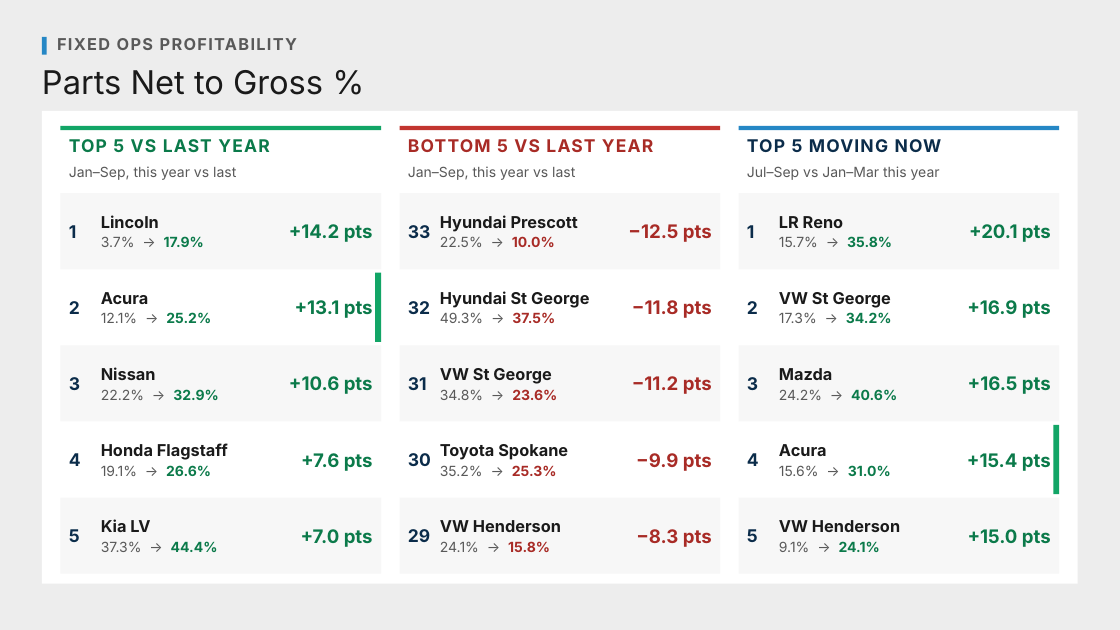
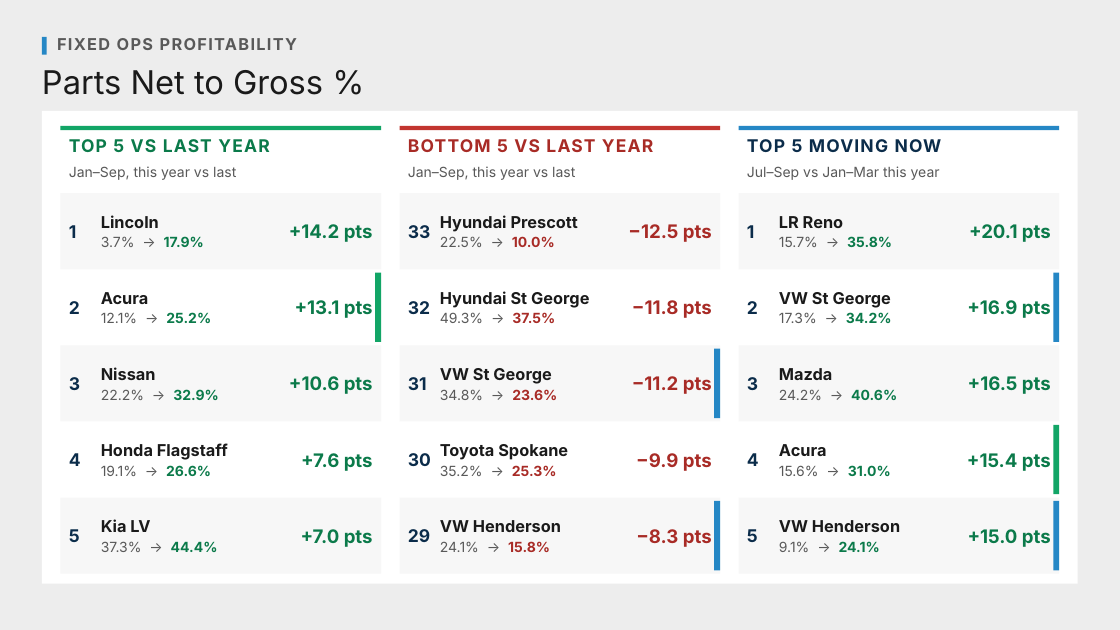
Before and after one commit to Ndresner/Noah, a slide deck: slide 13 of day2-deck/decks/Fixed Ops Profitability - House Style.pptx. Drawn at 1120x630 pixels with LibreOffice and Linux fonts; fonts in the diff are those of the drawing. Boxes give left, top, right and bottom in pixels: in the first picture for what was removed or moved away, otherwise in the second. Text is boxed around its words. In the diff, an @@ line names an element or a change of style, - is before the commit and + after.

```diff
--- a/day2-deck/decks/Fixed Ops Profitability - House Style.pptx
+++ b/day2-deck/decks/Fixed Ops Profitability - House Style.pptx
@@ rectangle added at [1054,273,1060,343], fill #2587C5 @@
@@ rectangle added at [714,349,720,418], fill #2587C5 @@
@@ rectangle added at [714,501,720,571], fill #2587C5 @@
@@ rectangle added at [1054,501,1060,571], fill #2587C5 @@
```
Also in this commit, not shown: 2 other slides changed, 38 other files.
